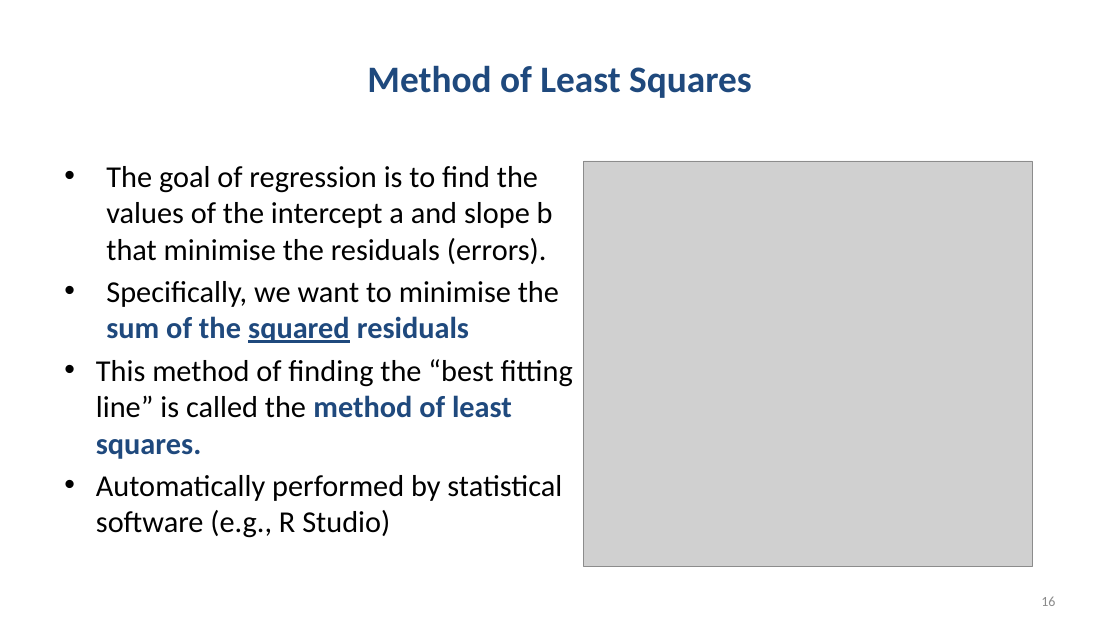
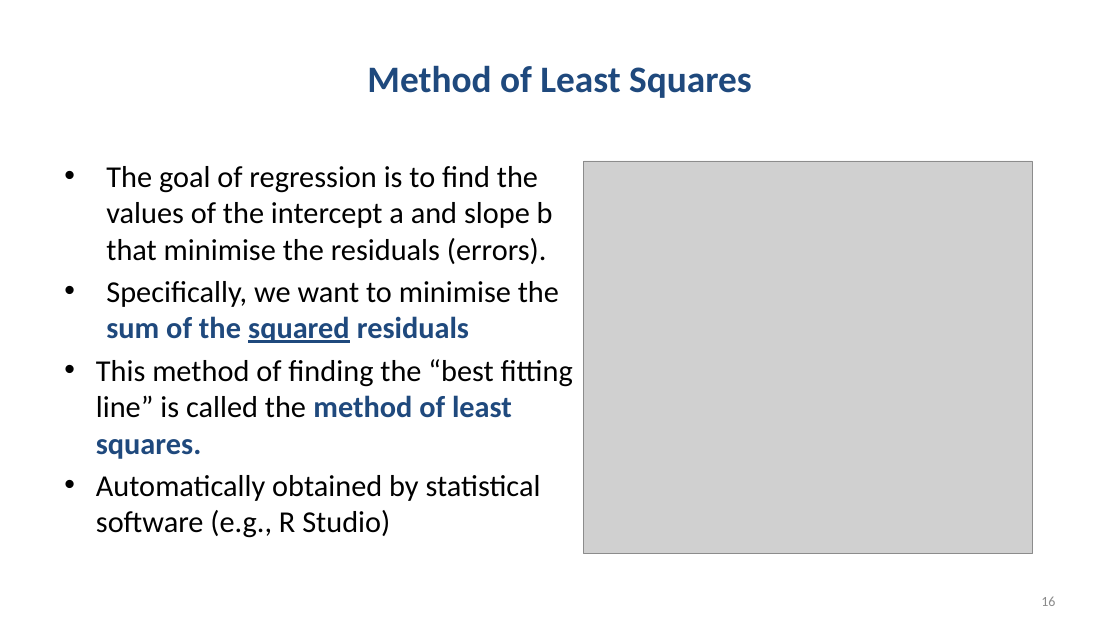
Before and after one commit to chrisjberry/datafluencyCB, a slide deck: slide 16 of docs/slides/PSYC753_L1_SimpleRegression.pptx. Drawn at 1120x630 pixels with LibreOffice and Linux fonts; fonts in the diff are those of the drawing; grey boxes stand for pictures. Boxes give left, top, right and bottom in pixels: in the first picture for what was removed or moved away, otherwise in the second. Text is boxed around its words. In the diff, an @@ line names an element or a change of style, - is before the commit and + after.

```diff
--- a/docs/slides/PSYC753_L1_SimpleRegression.pptx
+++ b/docs/slides/PSYC753_L1_SimpleRegression.pptx
@@ picture: place and size @@
-picture at (584,161,1033,567)
+picture at (584,161,1033,554)
@@ text at (96,475,541,538): text changed @@
-• Automatically performed by statistical software (e.g., R Studio)
+• Automatically obtained by statistical software (e.g., R Studio)
```
Also in this commit, not shown: 8 other slides changed.
